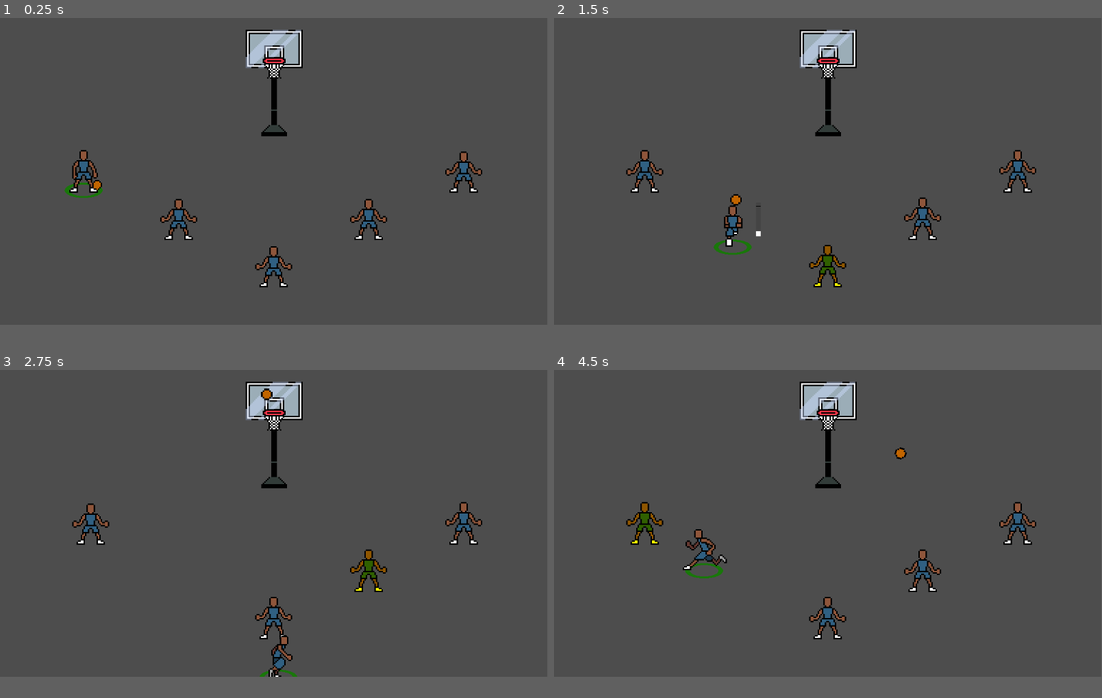
Above: before the commit, frames 1-4 (two rows, left to right).
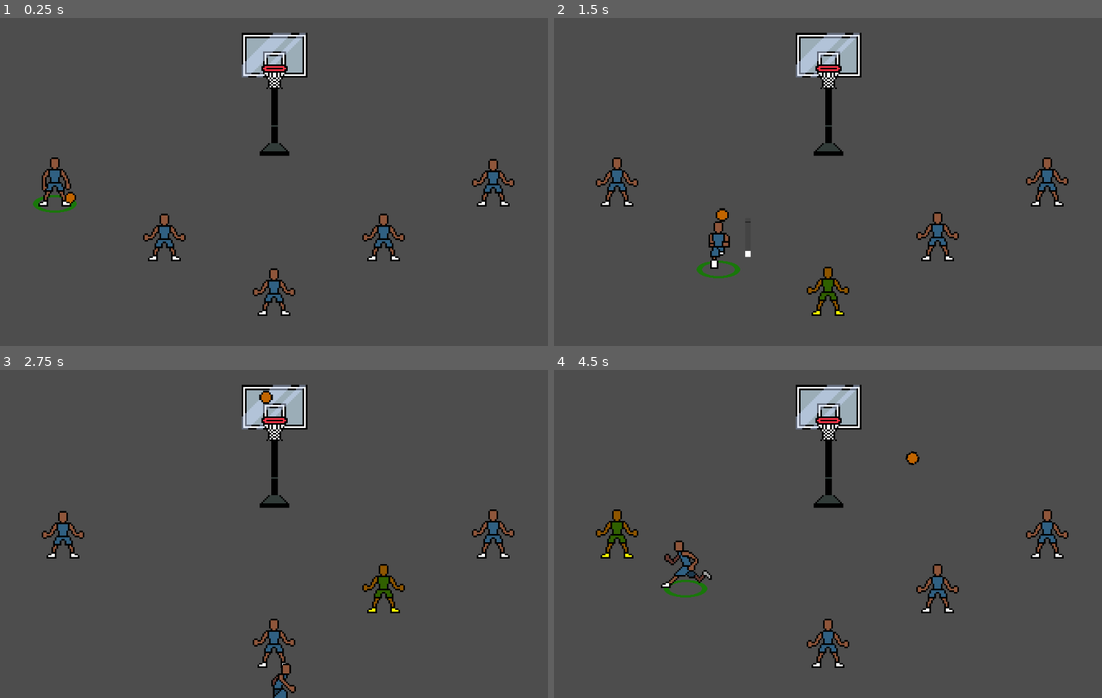
Above: after the commit, the same moments.

Repository: david8zhang/baller-quest-godot
Game: Godot game, scene res://scenes/Main.tscn
Same seed, same stepped clock (60 frames per second), same inputs: the game is played once before the commit and once after it.
Inputs:
- Up to frame 1 (0.25 s): no input
- Up to frame 2 (1.5 s): hold Right (move_right) 0.53-1.28 s; tap Space (pass) at 0.6 s; hold Down (move_down) from 1.28 s (still down); tap F (shoot_ball) at 1.35 s
- Up to frame 3 (2.75 s): release Down (move_down) at 2.03 s; hold Right (move_right) from 2.03 s (still down); tap Space (pass) at 2.1 s
- Up to frame 4 (4.5 s): release Right (move_right) at 2.78 s; hold Up (move_up) 2.78-3.53 s; tap F (shoot_ball) at 2.85, 4.35 s; hold Left (move_left) from 3.53 s (still down); tap Space (pass) at 3.6 s
In our replay, the window is 799x449 before the commit and 800x480 after it. These sizes can differ from the game's own. Grey fills any space a smaller window leaves; there, only what the larger window draws over its background counts as a difference.

The runs differ from the first frame. In frame 1, 5.8% of the frame differs, in the area x 6-94%, y 3-91%; in frame 2, 5.8%; in frame 3, 5.3%; in frame 4, 6.0%, in the area x 7-94%, y 3-91%.

Commit message:
fix pass animation

Diff:
--- a/prefab/Player.tscn
+++ b/prefab/Player.tscn
@@ -163,10 +163,6 @@
 atlas = ExtResource("10_teiic")
 region = Rect2(0, 40, 32, 40)
 
-[sub_resource type="AtlasTexture" id="AtlasTexture_m33t1"]
-atlas = ExtResource("10_teiic")
-region = Rect2(32, 40, 32, 40)
-
 [sub_resource type="AtlasTexture" id="AtlasTexture_jf2c0"]
 atlas = ExtResource("10_aepsd")
 region = Rect2(0, 0, 32, 40)
@@ -183,10 +179,6 @@
 atlas = ExtResource("10_aepsd")
 region = Rect2(0, 40, 32, 40)
 
-[sub_resource type="AtlasTexture" id="AtlasTexture_pkxqp"]
-atlas = ExtResource("10_aepsd")
-region = Rect2(32, 40, 32, 40)
-
 [sub_resource type="AtlasTexture" id="AtlasTexture_vqrsr"]
 atlas = ExtResource("10_7yqno")
 region = Rect2(0, 0, 32, 40)
@@ -203,10 +195,6 @@
 atlas = ExtResource("10_7yqno")
 region = Rect2(0, 40, 32, 40)
 
-[sub_resource type="AtlasTexture" id="AtlasTexture_xqghp"]
-atlas = ExtResource("10_7yqno")
-region = Rect2(32, 40, 32, 40)
-
 [sub_resource type="AtlasTexture" id="AtlasTexture_pv6hu"]
 atlas = ExtResource("5_htj7d")
 region = Rect2(32, 0, 32, 40)
@@ -407,9 +395,6 @@
 }, {
 "duration": 1.0,
 "texture": SubResource("AtlasTexture_wlng2")
-}, {
-"duration": 1.0,
-"texture": SubResource("AtlasTexture_m33t1")
 }],
 "loop": false,
 "name": &"pass-back",
@@ -427,9 +412,6 @@
 }, {
 "duration": 1.0,
 "texture": SubResource("AtlasTexture_lfvcm")
-}, {
-"duration": 1.0,
-"texture": SubResource("AtlasTexture_pkxqp")
 }],
 "loop": false,
 "name": &"pass-front",
@@ -447,9 +429,6 @@
 }, {
 "duration": 1.0,
 "texture": SubResource("AtlasTexture_je1ks")
-}, {
-"duration": 1.0,
-"texture": SubResource("AtlasTexture_xqghp")
 }],
 "loop": false,
 "name": &"pass-side",
--- a/project.godot
+++ b/project.godot
@@ -17,6 +17,8 @@
 
 [display]
 
+window/size/viewport_width=1000
+window/size/viewport_height=600
 window/size/initial_position_type=0
 window/dpi/allow_hidpi=false
 
--- a/scenes/Main.tscn
+++ b/scenes/Main.tscn
@@ -19,7 +19,7 @@
 player_scene = ExtResource("1_rkvvu")
 
 [node name="Hoop" parent="." instance=ExtResource("3_4jcto")]
-position = Vector2(2.08165e-12, -186)
+position = Vector2(2.08165e-12, -160)
 
 [node name="Ground" type="StaticBody2D" parent="."]
 collision_layer = 8
--- a/scripts/fsm/PassState.gd
+++ b/scripts/fsm/PassState.gd
@@ -29,7 +29,7 @@
 
 
 func _on_pass_anim_frame():
+	var player = entity as Player
 	if anim_sprite.frame == 3:
-		var player = entity as Player
 		player.pass_ball()
 		anim_sprite.frame_changed.disconnect(_on_pass_anim_frame)
Not shown: 1 places in prefab/Player.tscn that only renumber resources
